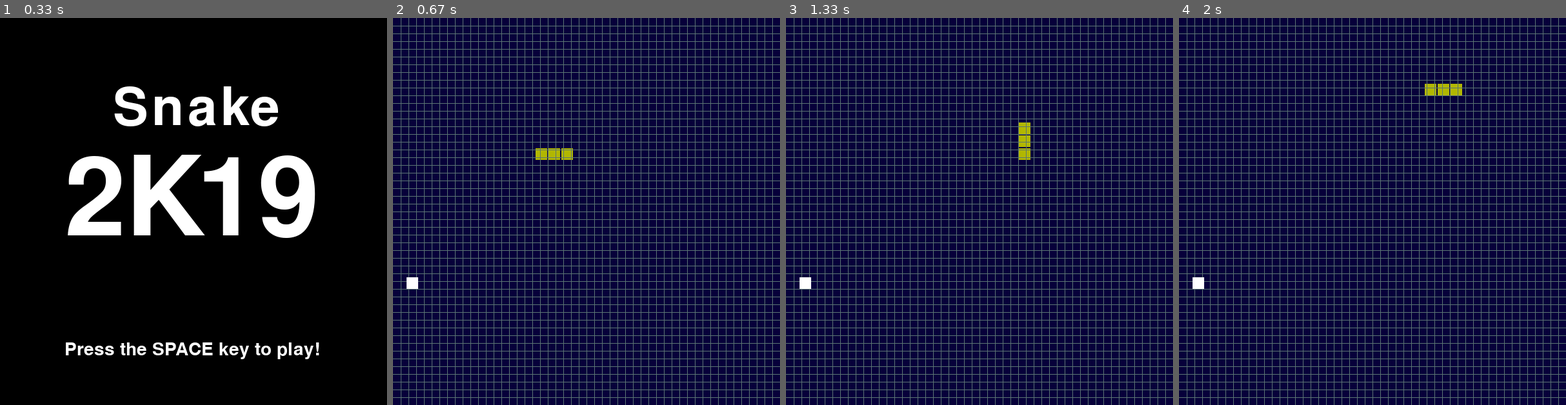
Above: before the commit, frames 1-4 (left to right).
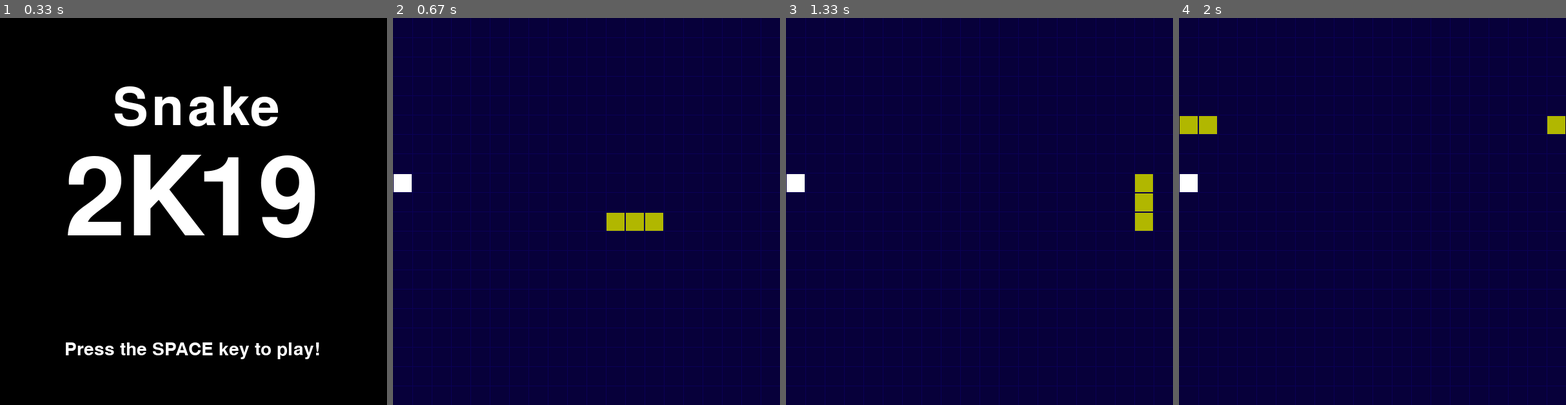
Above: after the commit, the same moments.

Repository: DrN3MESiS/SnakeOnPyGame
Game: pygame game, started from game.py
The game is run twice, just before and just after one commit, with the same random seed, the same clock (stepped at 60 frames per second) and the same inputs.
Inputs:
- Up to frame 1 (0.33 s): no input
- Up to frame 2 (0.67 s): tap Space at 0.33 s
- Up to frame 3 (1.33 s): hold Right 0.67-1.13 s; hold Up from 1.17 s (still down)
- Up to frame 4 (2 s): release Up at 1.63 s; hold Right from 1.67 s (still down)

Frame 1 is identical in both runs. In frame 2, 20% of the frame differs, in the area x 0-100%, y 0-100%; in frame 3, 20%; in frame 4, 20%.

Commit message:
fixed-window

Diff:
--- a/block.py
+++ b/block.py
@@ -8,10 +8,10 @@
 
 
 class Block(object):
-    rows = 50
-    w = 1000
 
-    def __init__(self, defPos, x=1, y=0, color=(177, 183, 0)):
+    def __init__(self, defPos, x=1, y=0, color=(177, 183, 0), rows=50, w=1000):
+        self.rows = rows
+        self.w = w
         self.pos = defPos
         self.ownX = x
         self.ownY = y
--- a/game.py
+++ b/game.py
@@ -11,23 +11,17 @@
 import tkinter as tk
 from tkinter import messagebox
 
-# Functions
-
 
 class Game:
-    # Variables
-    grid_rows = 20
-    grid_color = (91, 117, 115)
-    ms = 50
+    grid_color = (10, 0, 86)
     clock = pygame.time.Clock()
 
-    def __init__(self, grid_rows, ms):
+    def __init__(self, grid_rows, ms, window_width):
         self.grid_rows = grid_rows
         self.ms = ms
-        # Initialize the game engine and properties declaration
+        self.width = window_width
+
         pygame.init()
-        self.width = 600
-        # Initialize window
         self.window = pygame.display.set_mode((self.width, self.width))
         pygame.display.set_caption('Snake Game: Alan Maldonado')
         # Scene Control
@@ -54,13 +48,10 @@
             pygame.display.flip()
 
     def start_game(self):
-        # Create Player
-        self.player = Snake((10, 10))
+        self.player = Snake((10, 10), self.grid_rows, self.width)
+        self.RW = Block(self.createReward(), color=(
+            255, 255, 255), rows=self.grid_rows, w=self.width)
 
-        # Create reward object
-        self.RW = Block(self.createReward(), color=(255, 255, 255))
-
-        # Updating Scene
         lock = True
         while lock:
             for event in pygame.event.get():
@@ -68,14 +59,15 @@
                     pygame.quit()
                     quit()
                 if event.type == pygame.KEYDOWN:
-                    if event.key == pygame.K_ESCAPE:
+                    if event.key == pygame.K_p:
                         print('Pause Menu has been opened')
             pygame.time.delay(self.ms)
             self.clock.tick(10)
             self.player.movement()
             if self.player.body[0].pos == self.RW.pos:
                 self.player.increaseLength()
-                self.RW = Block(self.createReward(), color=(255, 255, 255))
+                self.RW = Block(self.createReward(), color=(
+                    255, 255, 255), rows=self.grid_rows, w=self.width)
 
             for x in range(len(self.player.body)):
                 if self.player.body[x].pos in list(map(lambda z: z.pos, self.player.body[x+1:])):
@@ -97,7 +89,6 @@
         except:
             pass
 
-    # Updating Window
     def recreateScene(self, surface):
         surface.fill((7, 0, 58))
         self.player.render(surface)
@@ -136,6 +127,7 @@
         screen.blit(text, (x, y))
 
 
-start = Game(50, 50)
+start = Game(20, 50, 600)
+# start = Game(50, 50, 600) #Default
 pygame.quit()
 quit()
--- a/snake.py
+++ b/snake.py
@@ -16,8 +16,10 @@
     turns = {}
     defColor = (0, 233, 255)
 
-    def __init__(self, defPos):
-        self.head = Block(defPos)
+    def __init__(self, defPos, rows, w):
+        self.grid_rows = rows
+        self.width = w
+        self.head = Block(defPos, rows=self.grid_rows, w=self.width)
         self.body.append(self.head)
         self.ownX = 0
         self.ownY = 1
@@ -32,7 +34,7 @@
                 c.render(surface)
 
     def resetPos(self, newPos):
-        self.head = Block(newPos)
+        self.head = Block(newPos, rows=self.grid_rows, w=self.width)
         self.body = []
         self.body.append(self.head)
         self.increaseLength()
@@ -93,13 +95,17 @@
         dx, dy = tail.ownX, tail.ownY
 
         if dx == 1 and dy == 0:
-            self.body.append(Block((tail.pos[0]-1, tail.pos[1])))
+            self.body.append(
+                Block((tail.pos[0]-1, tail.pos[1]), rows=self.grid_rows, w=self.width))
         elif dx == -1 and dy == 0:
-            self.body.append(Block((tail.pos[0]+1, tail.pos[1])))
+            self.body.append(
+                Block((tail.pos[0]+1, tail.pos[1]), rows=self.grid_rows, w=self.width))
         elif dx == 0 and dy == 1:
-            self.body.append(Block((tail.pos[0], tail.pos[1]-1)))
+            self.body.append(
+                Block((tail.pos[0], tail.pos[1]-1), rows=self.grid_rows, w=self.width))
         elif dx == 0 and dy == -1:
-            self.body.append(Block((tail.pos[0], tail.pos[1]+1)))
+            self.body.append(
+                Block((tail.pos[0], tail.pos[1]+1), rows=self.grid_rows, w=self.width))
 
         self.body[-1].dirnx = dx
         self.body[-1].dirny = dy
